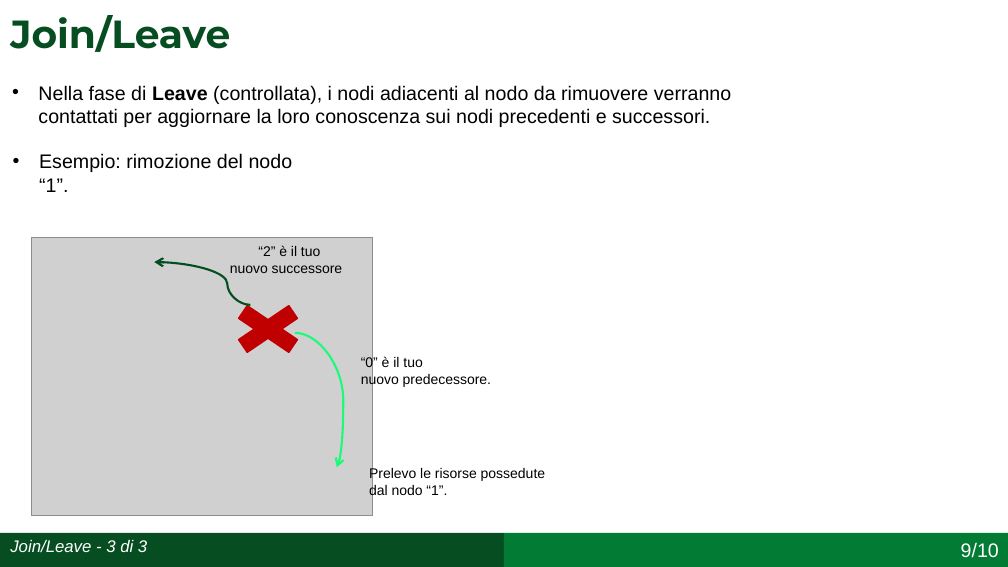
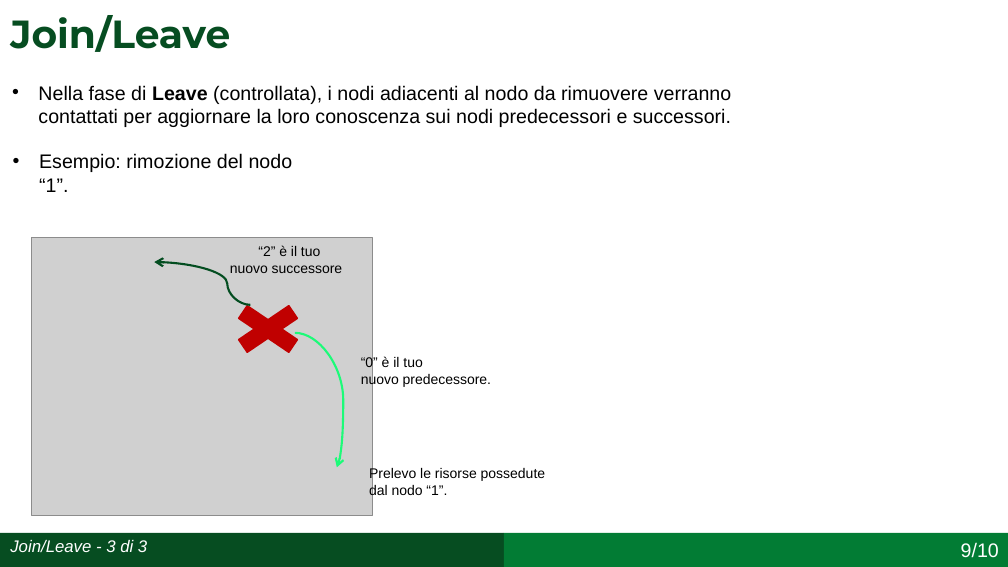
Before and after one commit to simonefesta/Chord_SDCC, a slide deck: slide 15 of Documentazione/Presentazione/Presentazione_Chord_Festa_0320408.pptx. Drawn at 1008x567 pixels with LibreOffice and Linux fonts; fonts in the diff are those of the drawing; grey boxes stand for pictures. Boxes give left, top, right and bottom in pixels: in the first picture for what was removed or moved away, otherwise in the second. Text is boxed around its words. In the diff, an @@ line names an element or a change of style, - is before the commit and + after.

Commit message:
piccole correzioni nella presentazione

```diff
--- a/Documentazione/Presentazione/Presentazione_Chord_Festa_0320408.pptx
+++ b/Documentazione/Presentazione/Presentazione_Chord_Festa_0320408.pptx
@@ text at [38, 85, 731, 127]: text changed @@
-• Nella fase di Leave (controllata), i nodi adiacenti al nodo da rimuovere verranno contattati per aggiornare la loro conoscenza sui nodi precedenti e successori.
+• Nella fase di Leave (controllata), i nodi adiacenti al nodo da rimuovere verranno contattati per aggiornare la loro conoscenza sui nodi predecessori e successori.
```
Also in this commit, not shown: 10 other slides changed, 1 other file.
